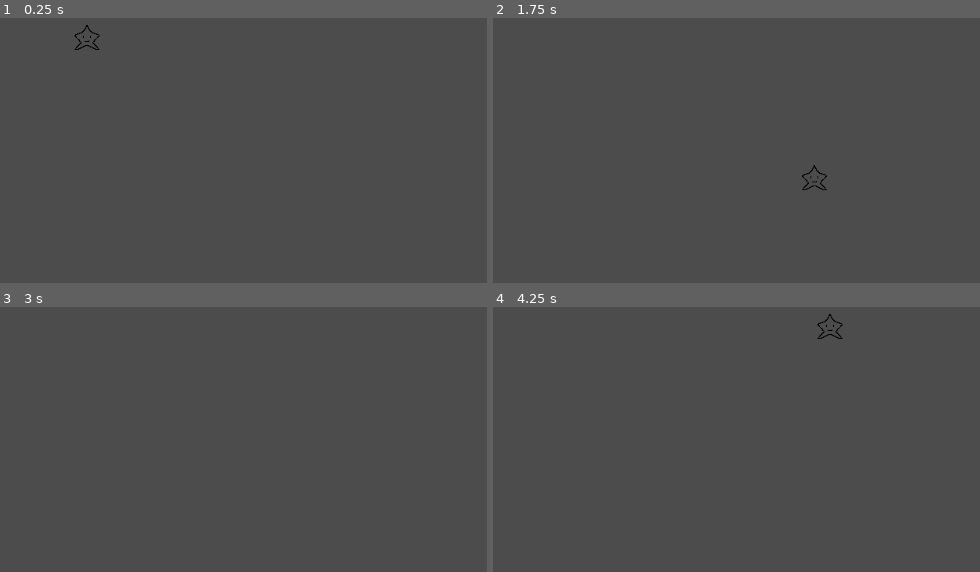
Above: before the commit, frames 1-4 (two rows, left to right).
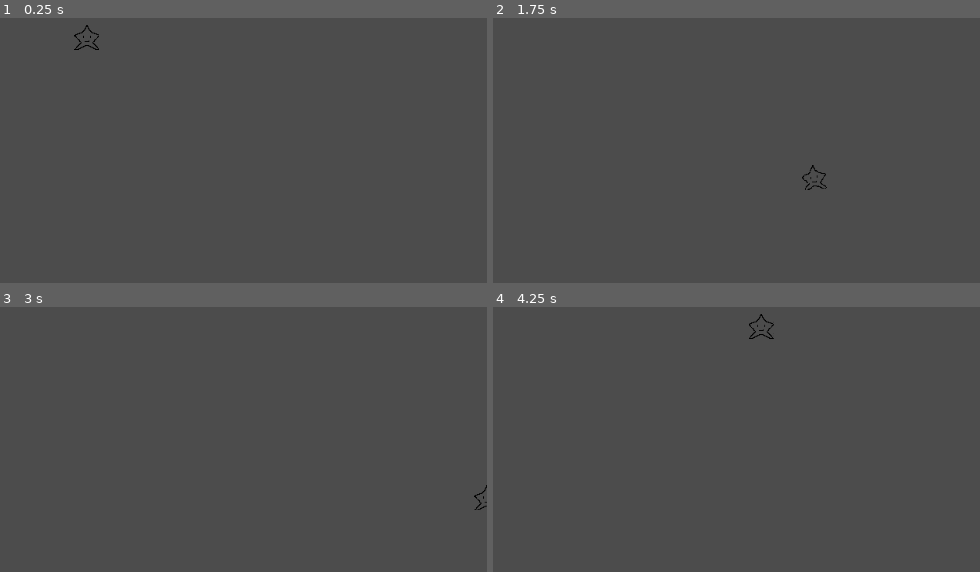
Above: after the commit, the same moments.

Repository: ucsdRgross/gamedev
Game: Godot game, scene res://entities/player/Player.tscn
Two runs of this game, one before a commit and one after it. Both use one fixed random seed, a clock stepped at 60 frames per second and the inputs below.
Inputs:
- Up to frame 1 (0.25 s): no input
- Up to frame 2 (1.75 s): tap Enter at 0.5 s; hold D (move_right) 0.53-1.28 s; hold S (move_down) from 1.28 s (still down)
- Up to frame 3 (3 s): release S (move_down) at 2.03 s; hold D (move_right) 2.03-2.78 s; hold W (move_up) from 2.78 s (still down)
- Up to frame 4 (4.25 s): release W (move_up) at 3.53 s; hold A (move_left) from 3.53 s (still down)

The runs differ from the first frame. In frame 1, less than 0.1% of the frame differs, in the area x 15-21%, y 6-13%; in frame 2, 0.1%; in frame 3, less than 0.1%; in frame 4, 0.2%, in the area x 52-72%, y 2-13%.

Commit message:
add animation to player

Diff:
--- a/Godot/entities/player/Player.gd
+++ b/Godot/entities/player/Player.gd
@@ -22,8 +22,17 @@
 		direction.y -= 1
 	if Input.is_action_pressed("move_down"):
 		direction.y += 1
-	#prevents moving faster diagonally
-	if direction.length() > 1:
+
+	if direction.length() > 0:
+		#prevents moving faster diagonally
 		direction = direction.normalized()
+		$AnimatedSprite.play()
+	else:
+		$AnimatedSprite.stop()
+		$AnimatedSprite.frame = 0
+
 	#delta is time since last frame, prevents moving faster with higher framerate and slower with lower framerate
 	position += direction * speed * delta
+	#player cannot move beyond edge of screen
+	position.x = clamp(position.x, 0, screen_size.x)
+	position.y = clamp(position.y, 0, screen_size.y)
--- a/Godot/project.godot
+++ b/Godot/project.godot
@@ -13,6 +13,11 @@
 config/name="Godot"
 run/main_scene="res://entities/player/Player.tscn"
 config/icon="res://icon.png"
+
+[display]
+
+window/stretch/mode="2d"
+window/stretch/aspect="keep"
 
 [input]
 
